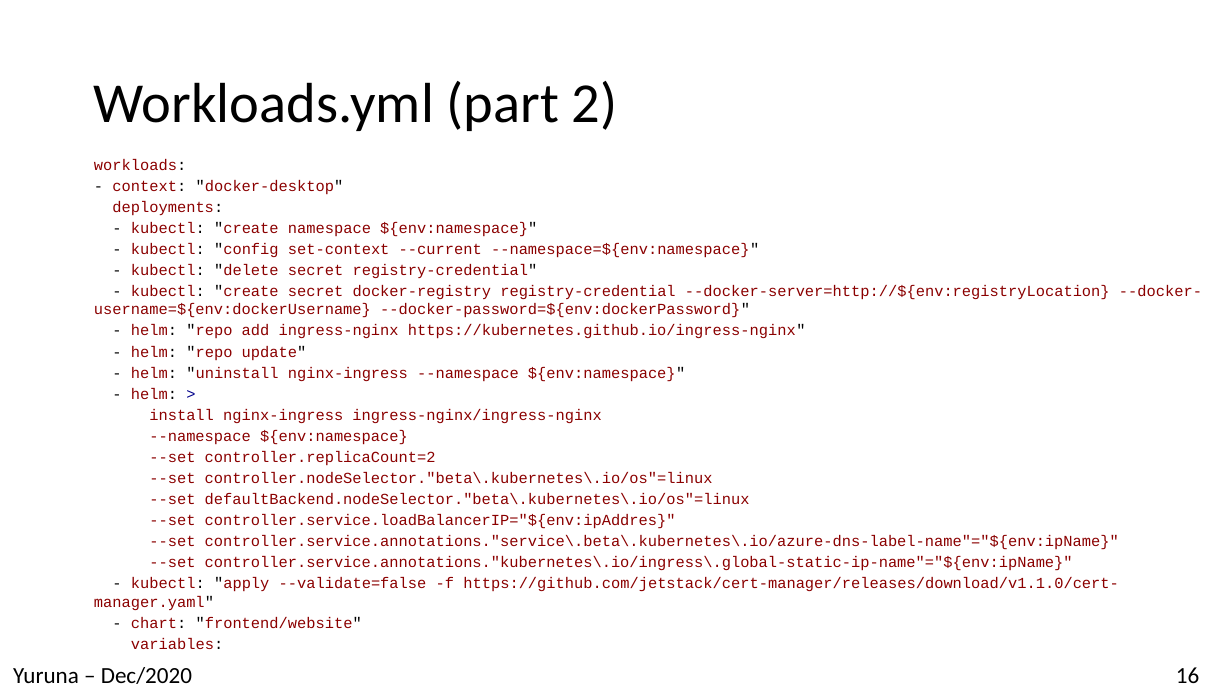
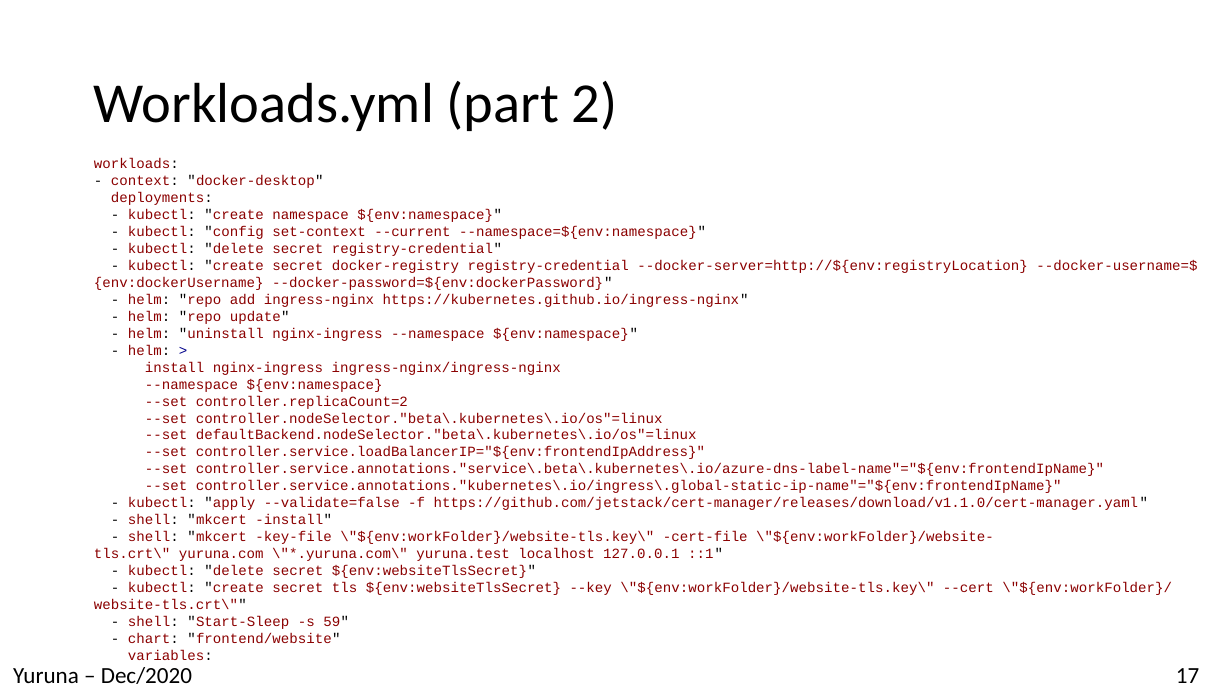
Before and after one commit to alissonsol/Archive, a slide deck: slide 17 of docs/yuruna.pptx (slide 16 before the commit). Drawn at 1232x693 pixels with LibreOffice and Linux fonts; fonts in the diff are those of the drawing. Boxes give left, top, right and bottom in pixels: in the first picture for what was removed or moved away, otherwise in the second. Text is boxed around its words. In the diff, an @@ line names an element or a change of style, - is before the commit and + after.

Commit message:
Cleanup and focus on localhost and Azure for now

```diff
--- a/docs/yuruna.pptx
+++ b/docs/yuruna.pptx
@@ text at [94,158,1197,660]: size 12 to 11 pt in "workloads:", "- context: "docker-desktop"", "deployments:", "- kubectl: "create namespace ${env:namespace}"" and 15 more places; less space between paragraphs @@
@@ text at [145,446,1104,493]: text changed; size 12 to 11 pt @@
---set controller.service.loadBalancerIP="${env:ipAddres}"
---set controller.service.annotations."service\.beta\.kubernetes\.io/azure-dns-label-name"="${env:ipName}"
---set controller.service.annotations."kubernetes\.io/ingress\.global-static-ip-name"="${env:ipName}"
+--set controller.service.loadBalancerIP="${env:frontendIpAddress}"
+--set controller.service.annotations."service\.beta\.kubernetes\.io/azure-dns-label-name"="${env:frontendIpName}"
+--set controller.service.annotations."kubernetes\.io/ingress\.global-static-ip-name"="${env:frontendIpName}"
@@ text at [94,514,1172,629]: paragraphs added @@
+- shell: "mkcert -install"
+- shell: "mkcert -key-file \"${env:workFolder}/website-tls.key\" -cert-file \"${env:workFolder}/website-tls.crt\" yuruna.com \"*.yuruna.com\" yuruna.test localhost 127.0.0.1 ::1"
+- kubectl: "delete secret ${env:websiteTlsSecret}"
+- kubectl: "create secret tls ${env:websiteTlsSecret} --key \"${env:workFolder}/website-tls.key\" --cert \"${env:workFolder}/website-tls.crt\""
+- shell: "Start-Sleep -s 59"
@@ page number at [1176,668,1199,683]: text changed @@
-16
+17
```
Also in this commit, not shown: 6 other slides changed, 1 slide added, 42 other files.
